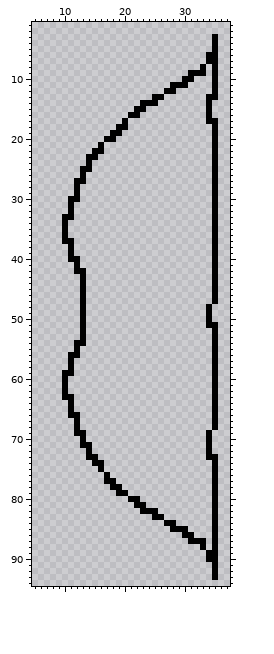
Two versions of one sprite sheet, InvadeTheCastle/InvadeTheCastle/InvadeTheCastleContent/jouskari.png. Above: the version before the commit.
The file is 48x96 pixels. Colours within 5 levels of each other are drawn and written as one. Shown: x 5..37, y 1..94.
The same view after the edit:
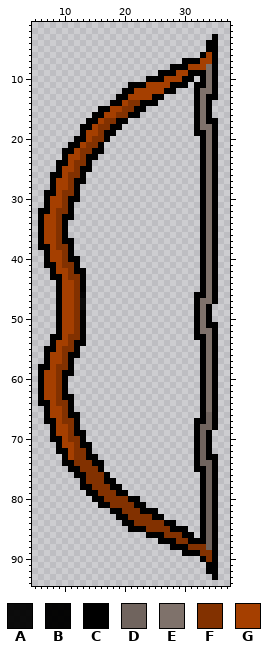
Palette (. is transparent): A #000000f0  B #000000f9  C #000000  D #70645e  E #7f726b  F #823100  G #a53f00
What changed:
Changed rows in their new state; - is an unchanged pixel.
first column x 6:
 4 ----------------------------C
 5 ----------------------------C
 6 ---------------------------CG
 7 ------------------------CCCGG
 8 ----------------------CCCGGGE
 9 --------------------CCCGG---E
10 ------------------CCCGGG---CE
11 ---------------CCCGGGG----CCE
12 --------------CCGGGGG-----CEE
13 -------------CCGGGG-------CE-
14 ------------CCGFF---------CE-
15 ----------CCGGFF----------CE-
16 ---------CCGGFF-----------CE-
17 --------CCGFFC------------CE-
18 -------CCGFFC-.-----------CEE
19 -------CGGFC-.------------CCE
20 ------CCGFF-.--------------CE
21 -----CCGFF-----------------CE
22 ----CCGFF------------------CE
23 ----CGGF-------------------CE
24 ---CCGFF-------------------CE
25 ---CGGF--------------------CE
26 --CCGFF--------------------CE
27 --CGGF---------------------CE
28 --CGGF---------------------CE
29 -CCGFF---------------------CE
30 -CGGF----------------------CE
31 -CGGF----------------------CE
32 CCGFF----------------------CE
33 CGGF-----------------------CE
34 CGGF-----------------------CE
35 CGGF-----------------------CE
36 CGGF-----------------------CE
37 CGGF-----------------------CE
38 CCGFF----------------------CE
39 -CGGF----------------------CE
40 -CGGF----------------------CE
41 -CCGFF---------------------CE
42 --CGGF---------------------CE
43 --CCGFF--------------------CE
44 ---CGGF--------------------CE
45 ---CGGF--------------------CE
46 ---CGGFB------------------CCE
47 ---CGGFA------------------CEE
48 ---CGGFA------------------CE-
49 ---CGGF-------------------CE-
50 ---CGGF-------------------CE-
51 ---CGGF-------------------CE-
52 ---CGGF-------------------CEE
53 --CCGFF-------------------CCE
54 --CGGF---------------------CE
55 -CCGFF---------------------CE
56 -CGGF----------------------CE
57 -CGGF----------------------CE
58 CCGFF----------------------CE
59 CGGF-----------------------CE
60 CGGF-----------------------CE
61 CGGF-----------------------CE
62 CGGF-----------------------CE
63 CGGF-----------------------CE
64 CCGFF----------------------CE
65 -CGGF----------------------CE
66 -CGGF----------------------CD
67 -CCGFF--------------------CCD
68 --CGGF--------------------CDD
69 --CGGF--------------------CD-
70 --CCGFF-------------------CD-
71 ---CGGF-------------------CD-
72 ---CCGFF------------------CD-
73 ----CGFF------------------CD-
74 ----CCFFF-----------------CDD
75 -----CCFFF----------------CCD
76 ------CCFFF----------------CD
77 -------CFFF----------------CD
78 -------CCFFF---------------CD
79 --------CCFFF--------------CD
80 ---------CCFFFF------------CD
81 ----------CCFFFF-----------CD
82 ------------CCFFF----------CD
83 -------------CCFFFF--------CD
84 --------------CCFFFFF------CD
85 ---------------CCCFFFF-----CD
86 ------------------CCCFFF---CD
87 --------------------CCCFF---D
88 ----------------------CCCFFFD
89 ------------------------CCCFF
90 ---------------------------CF
91 ----------------------------C
92 ----------------------------C
